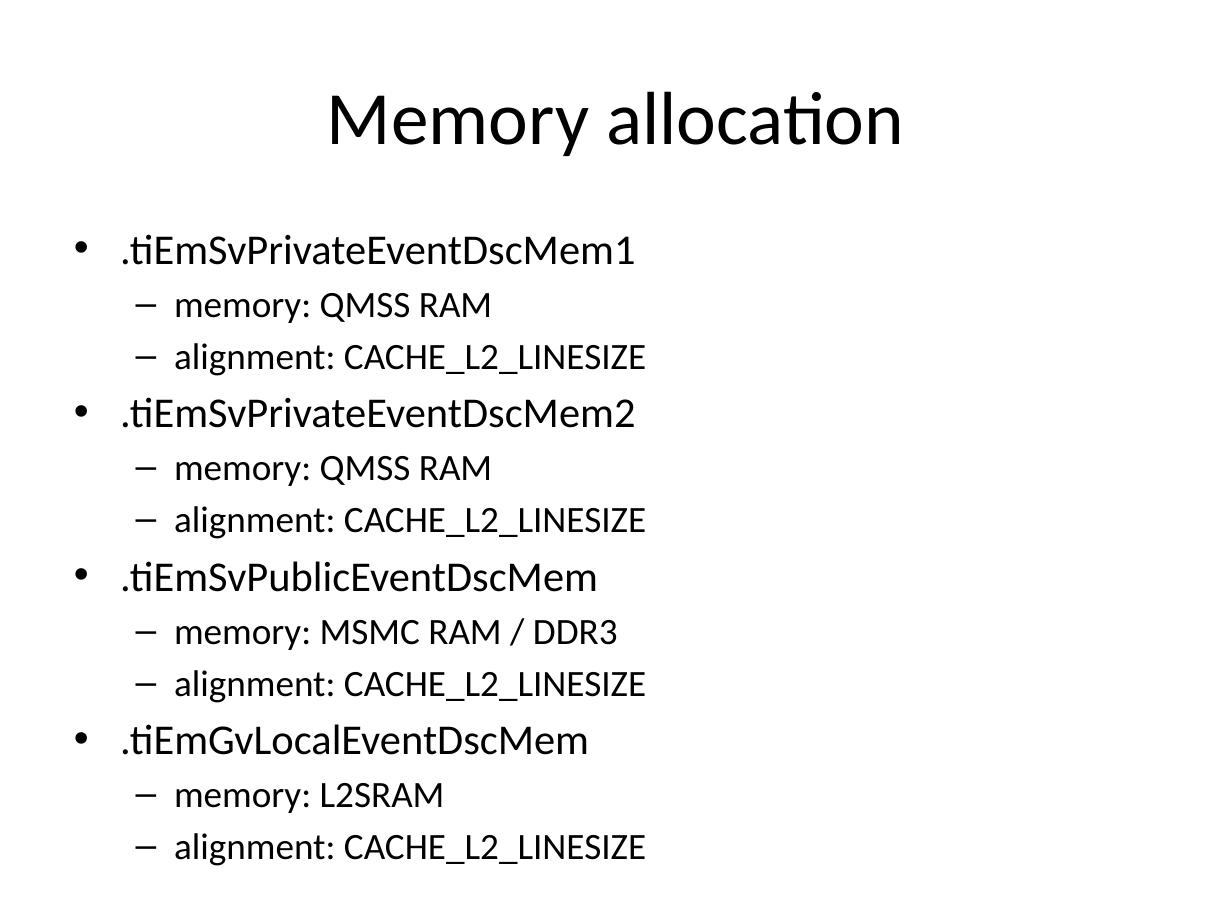
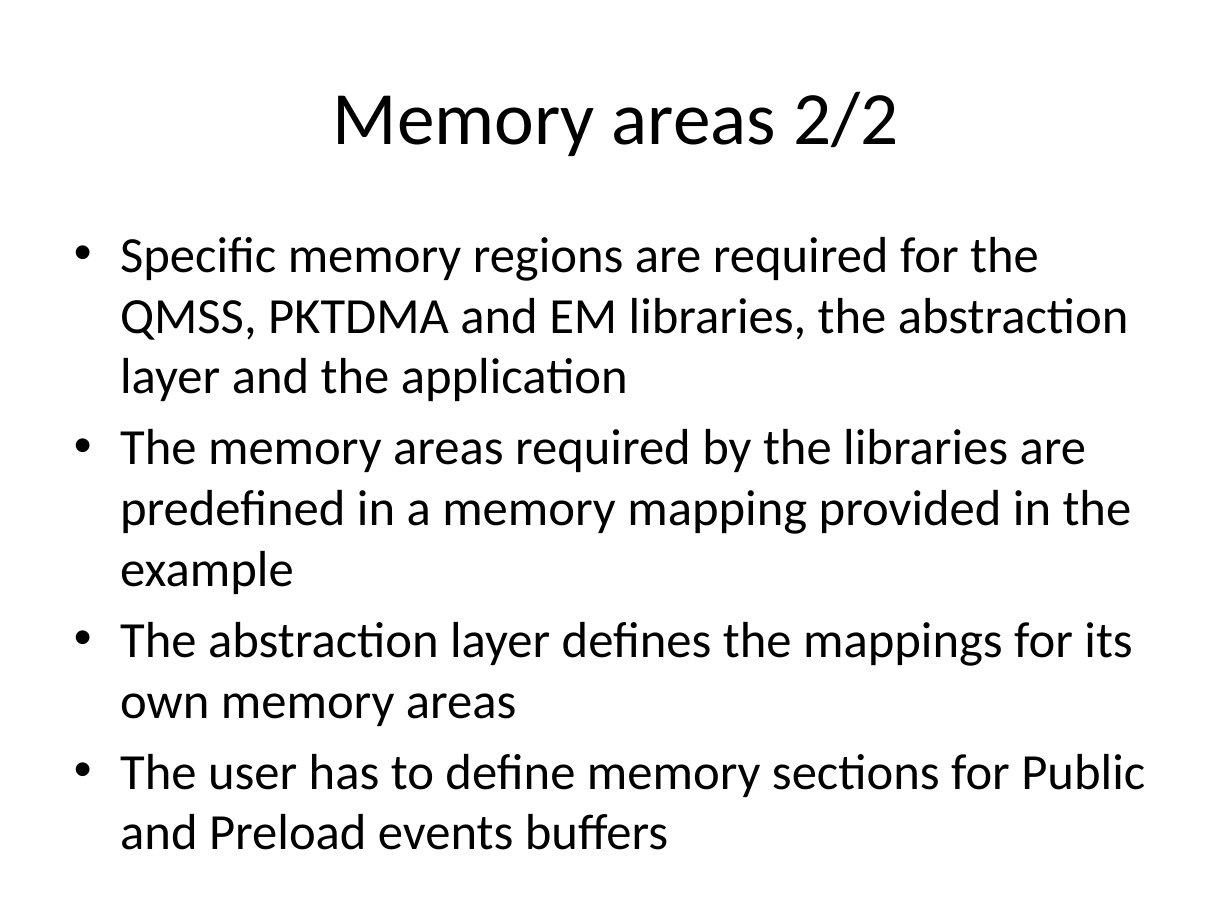
Before and after one commit to vuoristo/masters-thesis, a slide deck: slide 9 of thesis_method.pptx (slide 8 before the commit). Drawn at 1232x924 pixels with LibreOffice and Linux fonts; fonts in the diff are those of the drawing. Boxes give left, top, right and bottom in pixels: in the first picture for what was removed or moved away, otherwise in the second. Text is boxed around its words. In the diff, an @@ line names an element or a change of style, - is before the commit and + after.

Commit message:
queue groups, improved description of memory sections

```diff
--- a/thesis_method.pptx
+++ b/thesis_method.pptx
@@ title at [333, 91, 898, 156]: text changed @@
-Memory allocation
+Memory areas 2/2
@@ text at [120, 237, 1145, 797]: text changed; size 21.7 to 29.6 pt @@
-• .tiEmSvPrivateEventDscMem1
-  – memory: QMSS RAM
-  – alignment: CACHE_L2_LINESIZE
-• .tiEmSvPrivateEventDscMem2
-  – memory: QMSS RAM
-  – alignment: CACHE_L2_LINESIZE
-• .tiEmSvPublicEventDscMem
-  – memory: MSMC RAM / DDR3
-  – alignment: CACHE_L2_LINESIZE
-• .tiEmGvLocalEventDscMem
-  – memory: L2SRAM
-  – alignment: CACHE_L2_LINESIZE
+• Specific memory regions are required for the QMSS, PKTDMA and EM libraries, the abstraction layer and the application
+• The memory areas required by the libraries are predefined in a memory mapping provided in the example
+• The abstraction layer defines the mappings for its own memory areas
+• The user has to define memory sections for Public and Preload events buffers
```
Also in this commit, not shown: 4 slides added.
